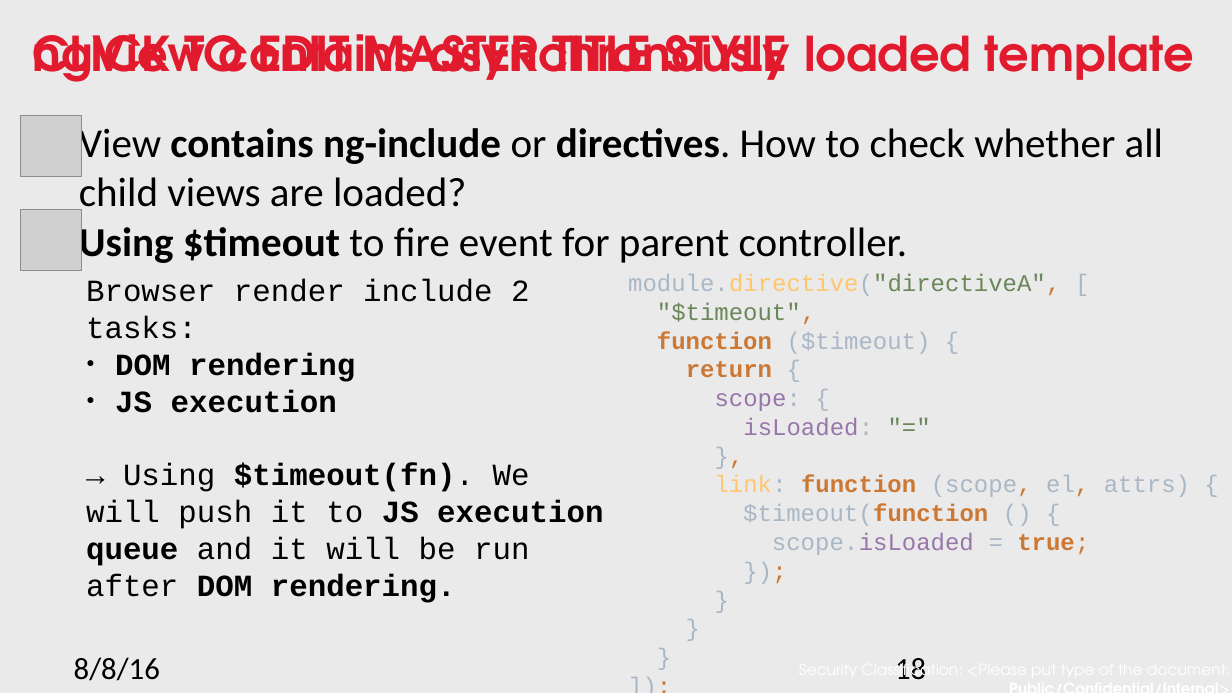
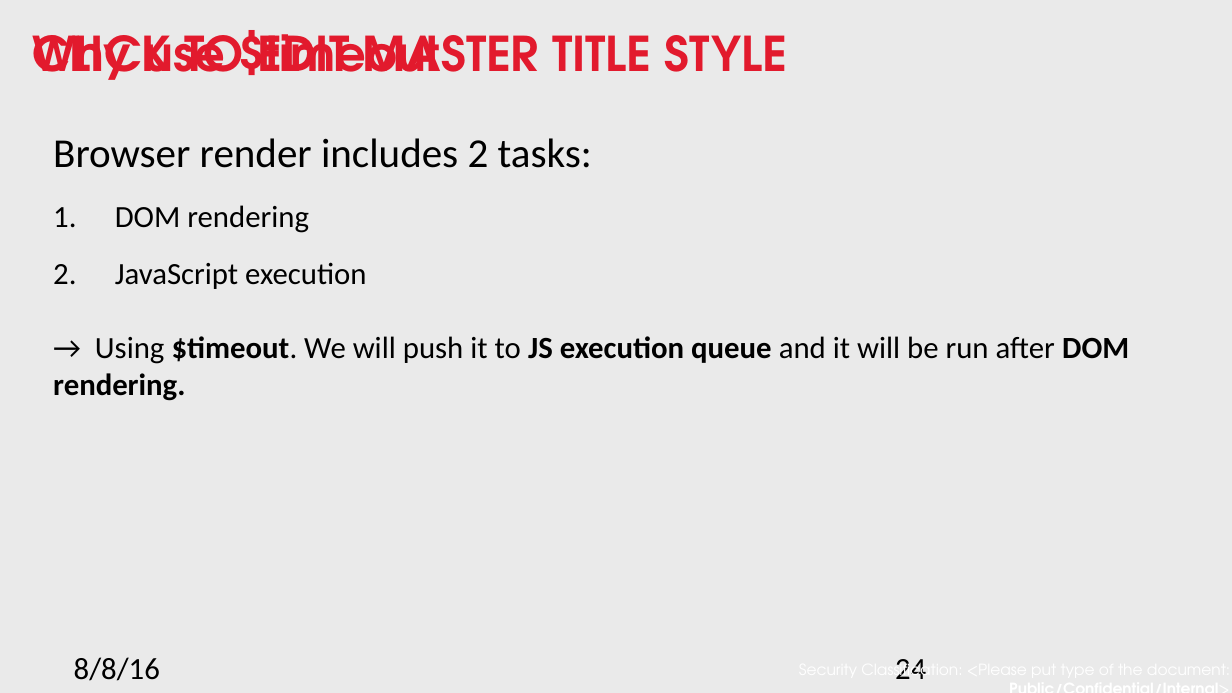
Before and after one commit to nnsan/angular_best_practice, a slide deck: slide 24 of Angular best practice.pptx (slide 18 before the commit). Drawn at 1232x693 pixels with LibreOffice and Linux fonts; fonts in the diff are those of the drawing; grey boxes stand for pictures; background and template pictures are left out. Boxes give left, top, right and bottom in pixels: in the first picture for what was removed or moved away, otherwise in the second. Text is boxed around its words. In the diff, an @@ line names an element or a change of style, - is before the commit and + after.

```diff
--- a/Angular best practice.pptx
+++ b/Angular best practice.pptx
@@ text at <box>33,30,440,80</box>: text changed @@
-ngView contains asynchronously loaded template
+Why use $timeout
@@ picture removed at <box>21,116,83,177</box> @@
@@ text "Browser render includes 2 tasks:": place and size @@
-text "Browser render includes 2 tasks:" at <box>86,279,603,603</box>
+text "Browser render includes 2 tasks:" at <box>53,138,1129,401</box>
@@ text at <box>53,138,592,168</box>: text changed; size 18 to 24 pt; font Courier New to Calibri @@
-Browser render include 2 tasks:
+Browser render includes 2 tasks:
@@ text removed at <box>79,123,1163,266</box> @@
-View contains ng-include or directives. How to check whether all child views are loaded?
-Using $timeout to fire event for parent controller.
@@ picture removed at <box>21,209,83,271</box> @@
@@ text at <box>115,205,309,233</box>: font Courier New to Calibri, bold off in "DOM rendering"; bullet ● to 1.; more space between paragraphs @@
@@ text at <box>53,262,1129,401</box>: text changed; font Courier New to Calibri; bold off @@
-● JS execution
-→ Using $timeout(fn). We will push it to JS execution queue and it will be run after DOM rendering.
+2. JavaScript execution
+→ Using $timeout. We will push it to JS execution queue and it will be run after DOM rendering.
@@ text removed at <box>628,274,1190,555</box> @@
-module.directive("directiveA", [
-"$timeout",
-function ($timeout) {
-return {
-scope: {
-isLoaded: "="
-},
-link: function (scope, el, attrs) {
-$timeout(function () {
-scope.isLoaded = true;
-});
-}
-}
-}
-]);
@@ page number at <box>895,659,926,679</box>: text changed @@
-18
+24
```
Also in this commit, not shown: 8 other slides changed, 26 slides added, 8 slides removed.
